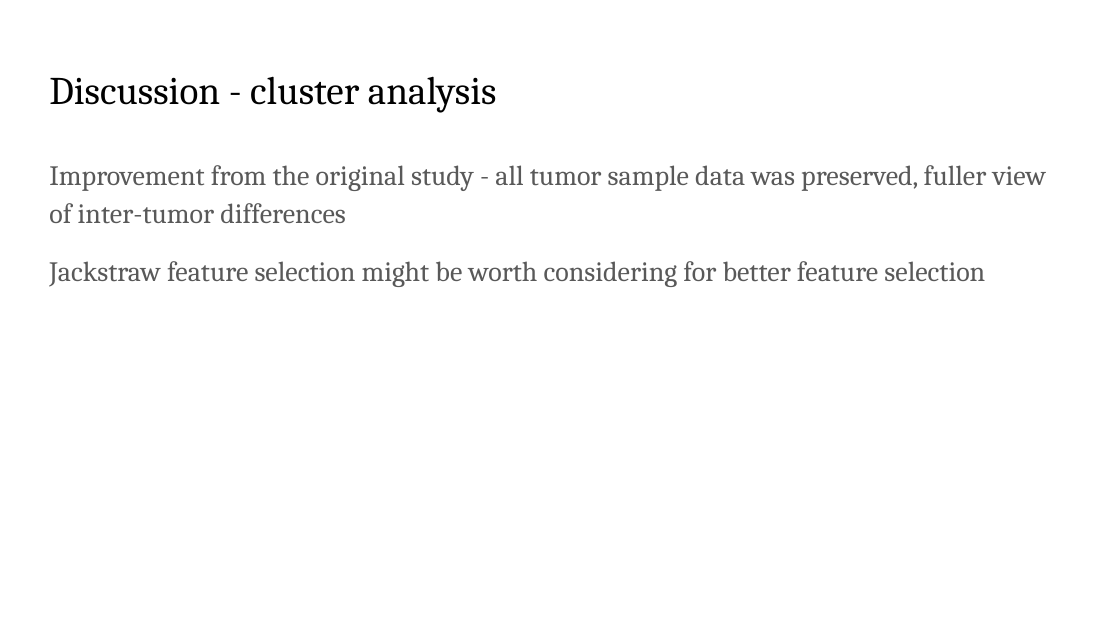
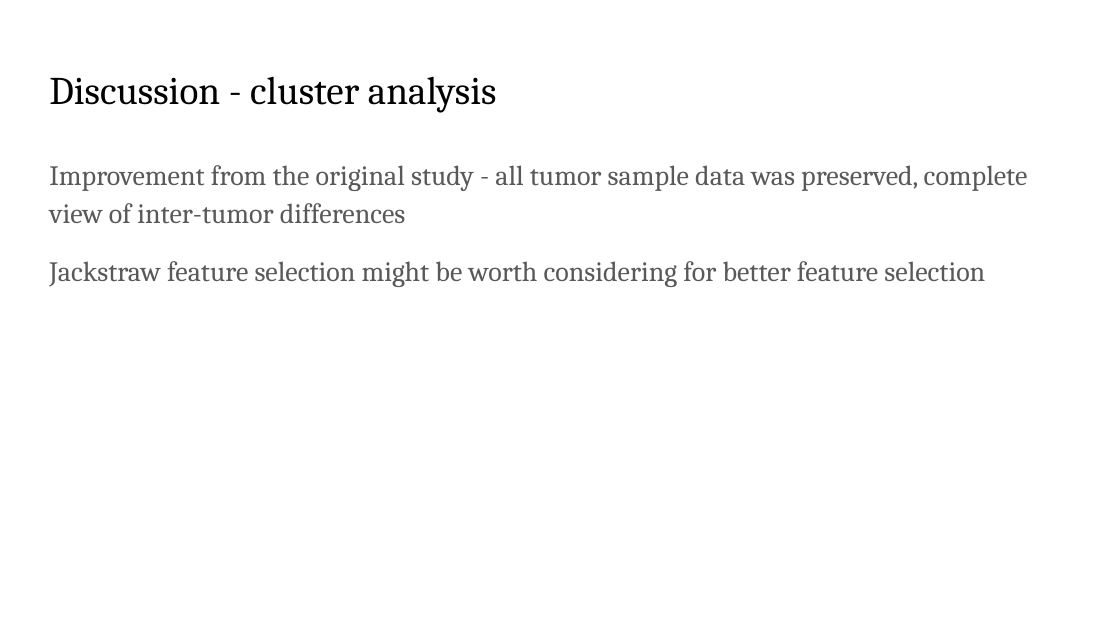
Before and after one commit to young-sudo/MBS-Labs, a slide deck: slide 17 of msb_project/presentations/project_prezi.pptx. Drawn at 1120x630 pixels with LibreOffice and Linux fonts; fonts in the diff are those of the drawing. Boxes give left, top, right and bottom in pixels: in the first picture for what was removed or moved away, otherwise in the second. Text is boxed around its words. In the diff, an @@ line names an element or a change of style, - is before the commit and + after.

```diff
--- a/msb_project/presentations/project_prezi.pptx
+++ b/msb_project/presentations/project_prezi.pptx
@@ text at (x1=49, y1=165, x2=1028, y2=224): text changed @@
-Improvement from the original study - all tumor sample data was preserved, fuller view of inter-tumor differences
+Improvement from the original study - all tumor sample data was preserved, complete view of inter-tumor differences
```
Also in this commit, not shown: 2 other slides changed, 1 other file.
